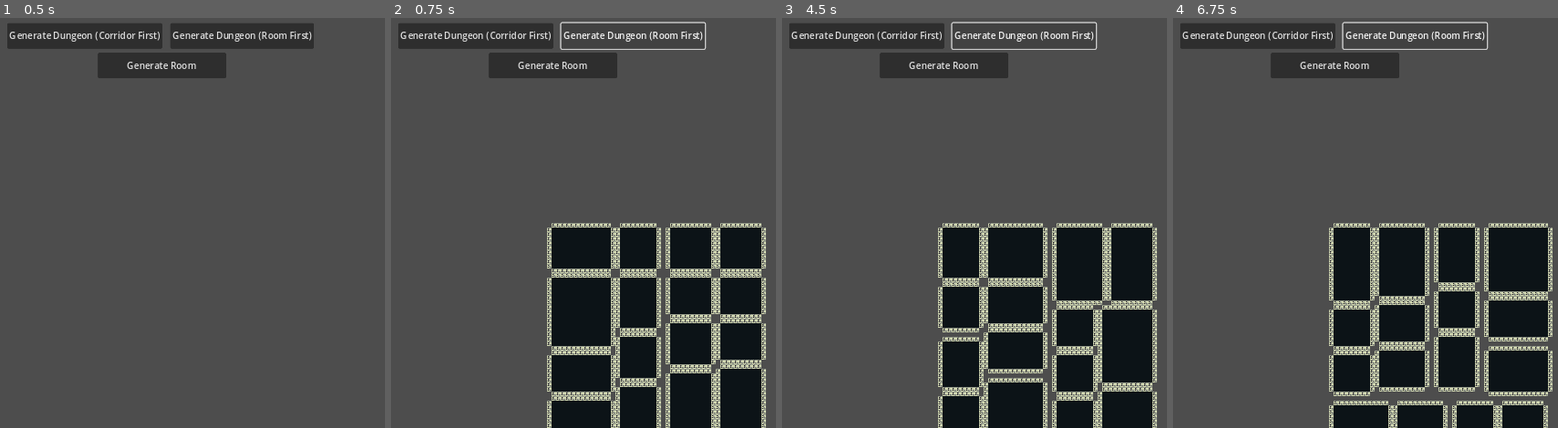
Above: before the commit, frames 1-4 (left to right).
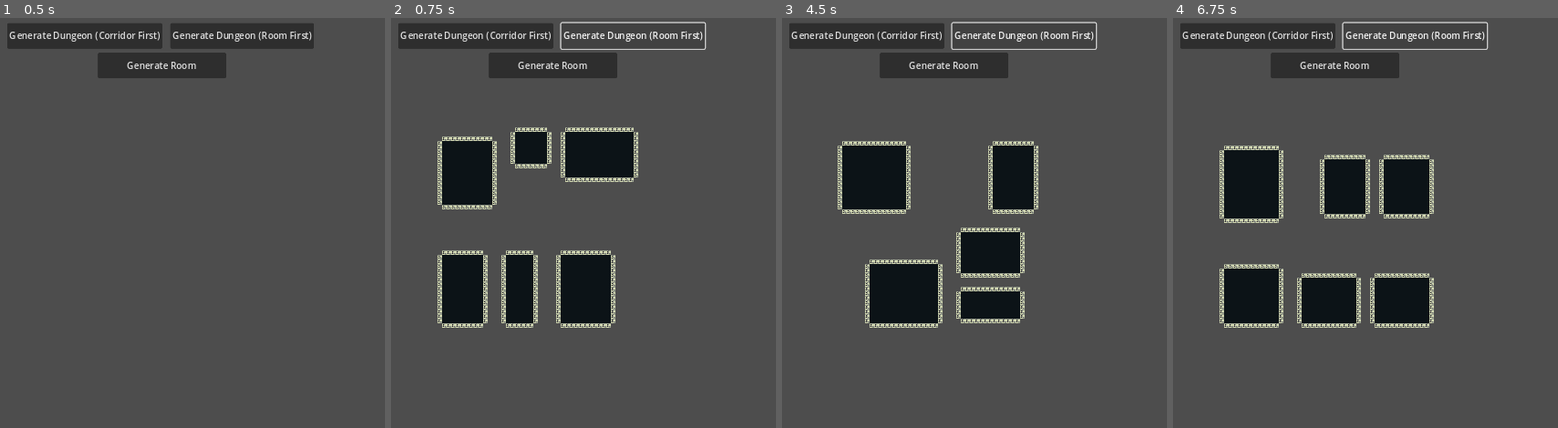
Above: after the commit, the same moments.

Repository: WizardsNStuff/Zealot-of-Wanderlust
Game: Godot game, scene res://Proc Gen/proc_gen.tscn
Two runs of this game, one before a commit and one after it. Both use one fixed random seed, a clock stepped at 60 frames per second and the inputs below. This scene is started directly instead of the project's main scene.
Inputs:
- Up to frame 1 (0.5 s): no input
- Up to frame 2 (0.75 s): click "Generate Dungeon (Room First)" at 0.5 s
- Up to frame 3 (4.5 s): click "Generate Room" at 1.25 s; click "Generate Dungeon (Corridor Fi…" at 2 s; click "Generate Room" at 2.75 s; click "Generate Dungeon (Corridor Fi…" at 3.5 s; click "Generate Dungeon (Room First)" at 4.25 s
- Up to frame 4 (6.75 s): click "Generate Room" at 5 s; click "Generate Dungeon (Corridor Fi…" at 5.75 s; click "Generate Dungeon (Room First)" at 6.5 s

Frame 1 is identical in both runs. In frame 2, 35% of the frame differs, in the area x 12-98%, y 26-100%; in frame 3, 33%; in frame 4, 35%.

Commit message:
fixed bugged with room offset - adjusted dungeon space position to be center aligned - added comments to proc_gen_data

Diff:
--- a/zealot-of-wanderlust/Proc Gen/proc_gen.tscn
+++ b/zealot-of-wanderlust/Proc Gen/proc_gen.tscn
@@ -86,9 +86,10 @@
 room_start_randomly_each_iteration = false
 corridor_amount = 3
 min_room_width = 10
-min_woom_height = 10
+min_room_height = 10
 dungeon_width = 50
 dungeon_height = 50
+room_offset = 2
 
 [node name="ProcGenView" type="CanvasLayer" parent="." node_paths=PackedStringArray("proc_gen_controller", "gen_room_btn", "corridor_first_btn", "room_first_btn")]
 script = ExtResource("3_2tjgd")
--- a/zealot-of-wanderlust/Proc Gen/proc_gen_controller.gd
+++ b/zealot-of-wanderlust/Proc Gen/proc_gen_controller.gd
@@ -422,7 +422,6 @@
 # algorithm recursively splits the space until the resulting rooms meet
 # the minimum width and height requirements
 func binary_space_partitioning(space_to_split : AABB, minWidth: int, minHeight: int) -> Array[AABB]:
-	print("space_to_split: ", space_to_split)
 	# queue to hold the spaces that need to be split
 	var rooms_queue : Array[AABB] = []
 	# array to store the successfully created rooms
@@ -481,9 +480,12 @@
 
 # splits a given room vertically, creating two new rooms
 func split_vertically(minWidth : int, rooms_queue : Array[AABB], room : AABB) -> void:
-	print("split_vertically: ")
 	# generate a random split position along the width of the room
-	var x_split : float = randf_range(minWidth, room.size.x - minWidth)
+	var x_split : float = randf_range(1, room.size.x)
+
+	# using a split range of (minWidth, room.size.x - minWidth) ensures we always fit 2
+	# rooms but this creates a grid like structure which looks less random
+	#var x_split : float = randf_range(minWidth, room.size.x - minWidth)
 
 	# room_1 is defined by the original room's position (bottom-left corner)
 	# and extends horizontally from the start of the room to the x_split point
@@ -504,13 +506,12 @@
 
 # splits a given room horizontally, creating two new rooms
 func split_horizontally(minHeight : int, rooms_queue : Array[AABB], room : AABB) -> void:
-	print("split_horizontally: ")
+	# generate a random split position along the width of the room
+	var y_split : float = randf_range(1, room.size.y)
+
 	# using a split range of (minHeight, room.size.y - minHeight) ensures we always fit 2
 	# rooms but this creates a grid like structure which looks less random
-
-	# generate a random split position along the width of the room
-	var y_split : float = randf_range(minHeight, room.size.y - minHeight)
-
+	#var y_split : float = randf_range(minHeight, room.size.y - minHeight)
 
 	# room_1 is defined by the original room's position (bottom-left corner)
 	# and extends vertically from the start of the room to the y_split point
@@ -537,19 +538,24 @@
 	clear_tiles(floor_tilemap_layer)
 	clear_tiles(wall_tilemap_layer)
 
+	# offset the dungeon's origin is by half its width and height to ensure
+	# the entire dungeon it is center aligned
+	var room_start_position : Vector2i = Vector2i(
+		-proc_gen_data.dungeon_width / 2,
+		-proc_gen_data.dungeon_height / 2
+	)
+
 	# generate a list of rooms using binary space partitioning (BSP)
 	# the AABB defines the entire dungeon space to be split, using the dungeon start position and dimensions
 	# the min width and height for rooms are passed to control how small the rooms can get during splitting
 	var rooms_list : Array[AABB] = binary_space_partitioning(
 		AABB(
-			Vector3i(proc_gen_data.start_position.x, proc_gen_data.start_position.y, 0),
+			Vector3i(room_start_position.x, room_start_position.y, 0),
 			Vector3i(proc_gen_data.dungeon_width, proc_gen_data.dungeon_height, 0)
 		),
 		proc_gen_data.min_room_width,
-		proc_gen_data.min_woom_height
+		proc_gen_data.min_room_height
 		)
-
-	print(rooms_list)
 
 	# dictionary to hold the floor tiles for the generated rooms
 	var floor : Dictionary = {}
--- a/zealot-of-wanderlust/Proc Gen/proc_gen_data.gd
+++ b/zealot-of-wanderlust/Proc Gen/proc_gen_data.gd
@@ -1,31 +1,48 @@
 extends Node
 class_name ProcGenData
 
-# number of iterations to run the randomwalk aglo
+# number of iterations to run the random walk aglorithm
 @export var room_iterations : int = 10
 
+# length of each random walk step when generating rooms
 @export var room_walk_length : int = 10
-# start at a random position on subsequent iterations rather than startPosition
-# when true it creates larger rooms
+
+# whether to start the random walk at a new random position for each iteration
+# when true, this creates larger rooms
 @export var room_start_randomly_each_iteration : bool = true
 
+# length of each random walk step when generating corridors
 @export var corridor_walk_length : int = 10
 
+# number of corridors to generate
 @export var corridor_amount : int = 5
 
+# the chance that a room will spawn at the end of a newly generated corridor
 @export_range(0.1, 1.0) var room_amount_percent : float = 0.5
 
+# minimum allowed width for rooms
 @export var min_room_width : int = 4
 
-@export var min_woom_height : int = 4
+# minimum allowed height for rooms
+@export var min_room_height : int = 4
 
+# total width of the dungeon
 @export var dungeon_width : int = 20
 
+# total height of the dungeon
 @export var dungeon_height : int = 20
 
+# offset subtracted from the width and height of the room's edges when generating rooms;
+# makes the room smaller by 2 * offset
+# *** min(min_room_width, min_room_height) / (room_offset * 2) > 1 MUST BE TRUE ***
+# this ensures that the room does not shrink below the min allowed size or result is a room of size 0
 @export_range(0, 10) var room_offset : int = 1
 
+# whether to use random walk when generating rooms
 @export var random_walk_room : bool = false
 
+# starting position for dungeon generation
 var start_position : Vector2i = Vector2i.ZERO
+
+# list of directions for random walk
 var direction_list : Array = [Vector2i.UP, Vector2i.RIGHT, Vector2i.DOWN, Vector2i.LEFT]
